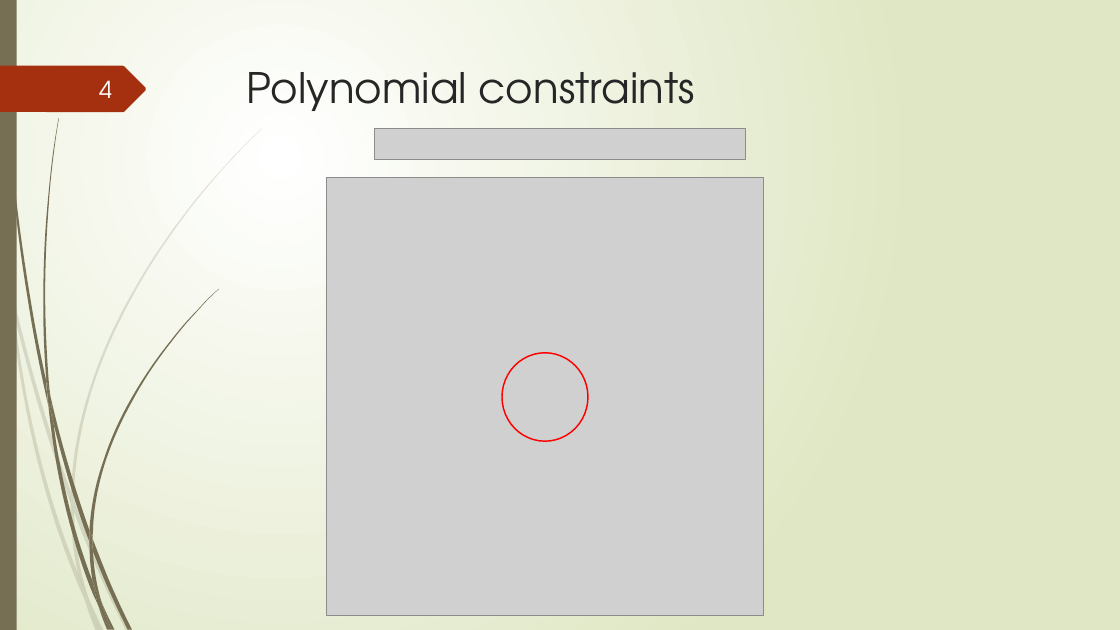
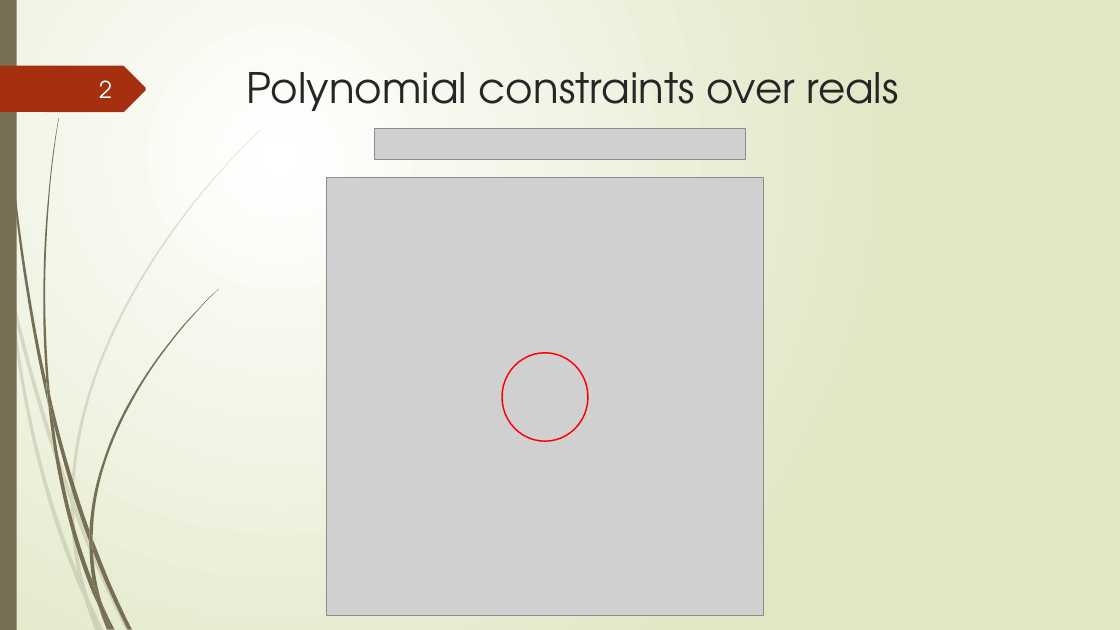
Before and after one commit to tungvx/raSAT, a slide deck: slide 2 of report/midterm.pptx (slide 4 before the commit). Drawn at 1120x630 pixels with LibreOffice and Linux fonts; fonts in the diff are those of the drawing; grey boxes stand for pictures. Boxes give left, top, right and bottom in pixels: in the first picture for what was removed or moved away, otherwise in the second. Text is boxed around its words. In the diff, an @@ line names an element or a change of style, - is before the commit and + after.

```diff
--- a/report/midterm.pptx
+++ b/report/midterm.pptx
@@ page number at box(99, 80, 112, 98): text changed @@
-4
+2
@@ title at box(247, 72, 899, 111): text changed @@
-Polynomial constraints
+Polynomial constraints over reals
```
Also in this commit, not shown: 11 other slides changed, 1 slide added, 5 slides removed.
